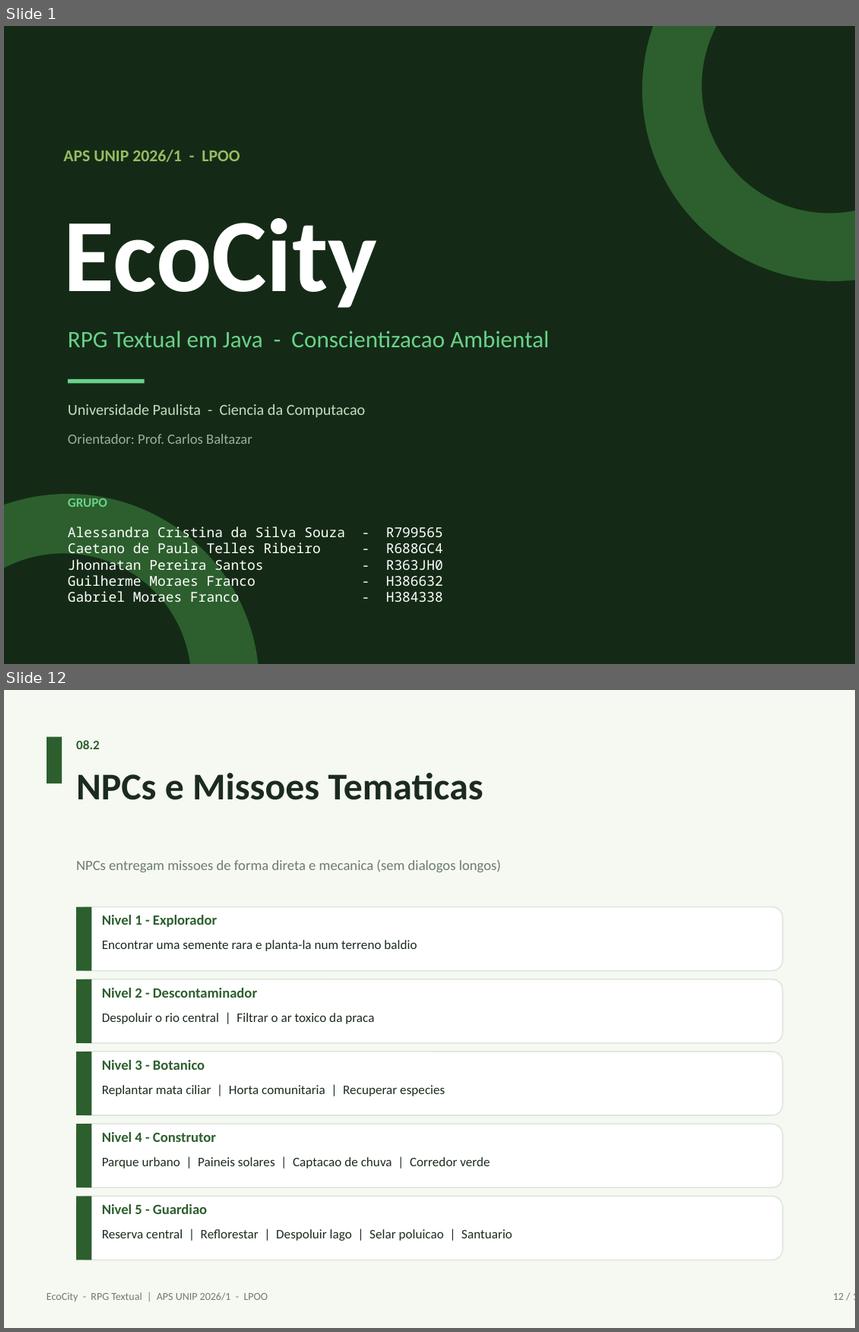
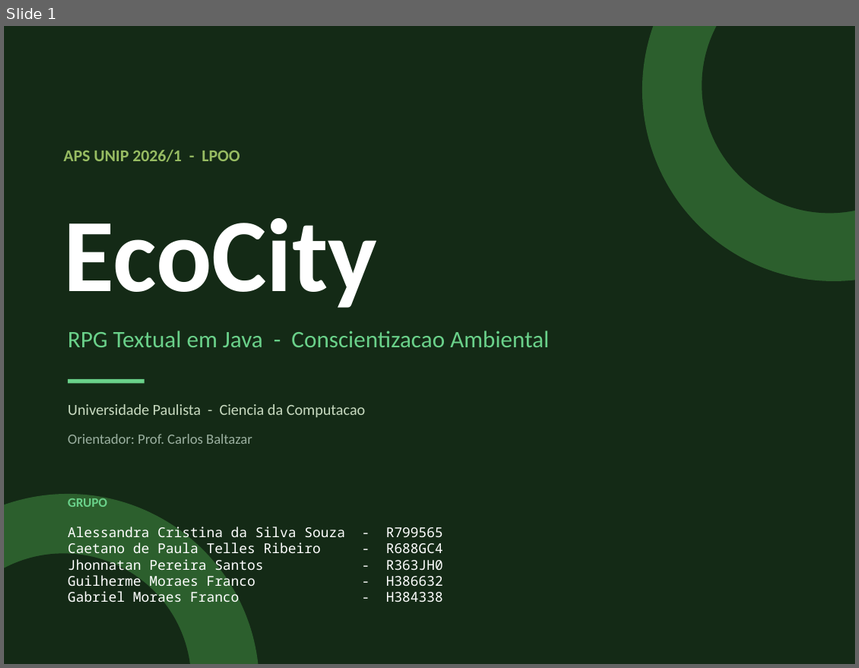
Before and after one commit to BielmFranco/EcoCity, a slide deck: relatorio/ApresentacaoEcoCity.pptx. Shown one above the other, each under a label of ours: slides 1 and 12 before the commit, slide 1 after it; the slides between them are not shown. The pictures are 859x1332 and 859x668 pixels, drawn with LibreOffice and Linux fonts; fonts in the diff are those of the drawing. Boxes give left, top, right and bottom in pixels: in the first picture for what was removed or moved away, otherwise in the second. Text is boxed around its words. In the diff, an @@ line names an element or a change of style, - is before the commit and + after.

```diff
--- a/relatorio/ApresentacaoEcoCity.pptx
+++ b/relatorio/ApresentacaoEcoCity.pptx
@@ slide 12 removed at <box>4,690,855,1328</box>, background #F6F8F2 @@
@@ rectangle removed at <box>47,737,62,783</box> @@
@@ text removed at <box>76,740,100,749</box> @@
-08.2
@@ text removed at <box>76,773,484,800</box> @@
-NPCs e Missoes Tematicas
@@ text removed at <box>76,859,501,872</box> @@
-NPCs entregam missoes de forma direta e mecanica (sem dialogos longos)
@@ rounded rectangle removed at <box>76,907,783,971</box> @@
@@ rectangle removed at <box>76,907,91,971</box> @@
@@ text removed at <box>102,915,217,927</box> @@
-Nivel 1 - Explorador
@@ text removed at <box>102,940,417,951</box> @@
-Encontrar uma semente rara e planta-la num terreno baldio
@@ rounded rectangle removed at <box>76,980,783,1043</box> @@
@@ rectangle removed at <box>76,980,91,1043</box> @@
@@ text removed at <box>102,988,257,998</box> @@
-Nivel 2 - Descontaminador
@@ text removed at <box>102,1013,374,1024</box> @@
-Despoluir o rio central | Filtrar o ar toxico da praca
@@ rounded rectangle removed at <box>76,1052,783,1116</box> @@
@@ rectangle removed at <box>76,1052,91,1116</box> @@
@@ text removed at <box>102,1060,205,1070</box> @@
-Nivel 3 - Botanico
@@ text removed at <box>102,1085,445,1097</box> @@
-Replantar mata ciliar | Horta comunitaria | Recuperar especies
@@ rounded rectangle removed at <box>76,1124,783,1188</box> @@
@@ rectangle removed at <box>76,1124,91,1188</box> @@
@@ text removed at <box>102,1132,216,1142</box> @@
-Nivel 4 - Construtor
@@ text removed at <box>102,1157,490,1169</box> @@
-Parque urbano | Paineis solares | Captacao de chuva | Corredor verde
@@ rounded rectangle removed at <box>76,1196,783,1260</box> @@
@@ rectangle removed at <box>76,1196,91,1260</box> @@
@@ text removed at <box>102,1205,207,1214</box> @@
-Nivel 5 - Guardiao
@@ text removed at <box>102,1230,512,1241</box> @@
-Reserva central | Reflorestar | Despoluir lago | Selar poluicao | Santuario
@@ text removed at <box>47,1293,268,1302</box> @@
-EcoCity - RPG Textual | APS UNIP 2026/1 - LPOO
@@ text removed at <box>833,1293,844,1300</box> @@
-12 / 19
```
Also in this commit, not shown: 7 slides changed, 4 slides added, 10 other slides removed, 1 other file.
